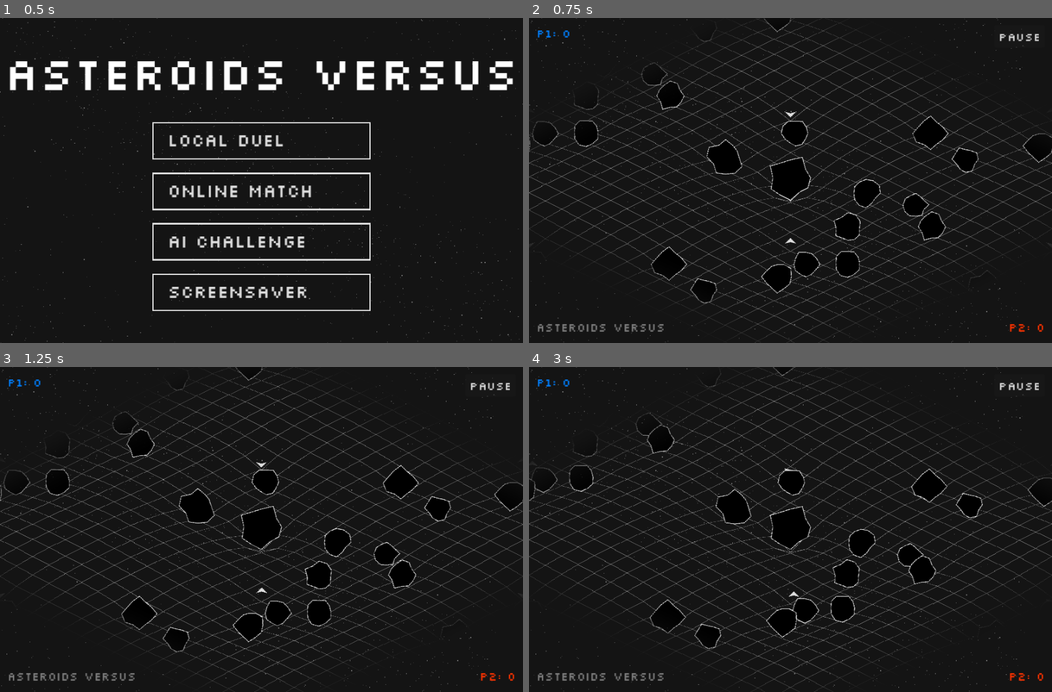
Above: before the commit, frames 1-4 (two rows, left to right).
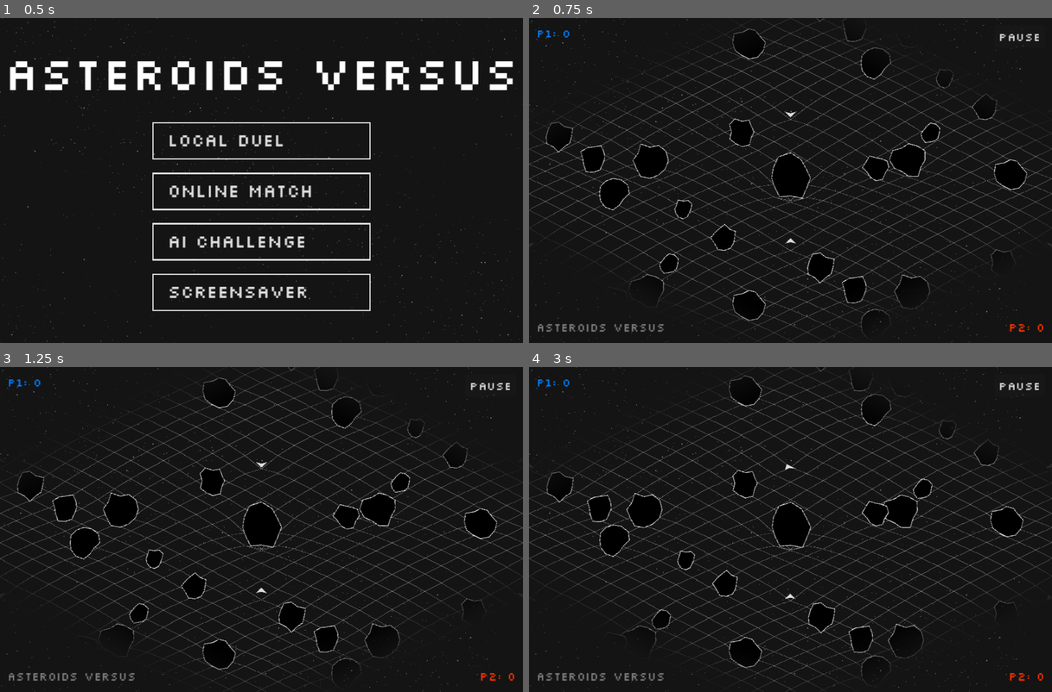
Above: after the commit, the same moments.

Repository: Jelterminator/Asteroids-Versus
Game: Godot game, scene res://MainMenu.tscn
Two runs of this game, one before a commit and one after it. Both use one fixed random seed, a clock stepped at 60 frames per second and the inputs below.
Inputs (mouse positions are in pixels of both pictures, inside the frame that each line leads up to):
- Up to frame 1 (0.5 s): no input
- Up to frame 2 (0.75 s): click (790, 141) at 0.5 s
- Up to frame 3 (1.25 s): no input
- Up to frame 4 (3 s): hold D 1.28-2.03 s; hold S 2.03-2.78 s; hold D from 2.78 s (still down)

Frame 1 is identical in both runs. In frame 2, 10% of the frame differs, in the area x 0-100%, y 0-100%; in frame 3, 11%; in frame 4, 11%.

Commit message:
Deus Vult

Diff:
--- a/Main.gd
+++ b/Main.gd
@@ -231,6 +231,7 @@
 		a.pos = spawn_pos
 		var drift_speed = randf_range(1.0, 5.0)
 		a.p = Vector2(randf_range(-1, 1), randf_range(-1, 1)).normalized() * drift_speed * m_val
+		a.name = "Asteroid_" + str(Time.get_ticks_usec()) + "_" + str(randi() % 1000)
 		massives_container.add_child(a)
 
 func is_valid_pos(pos, radius):
--- a/Player.gd
+++ b/Player.gd
@@ -143,7 +143,8 @@
 			l.p = orientation
 			l.energy = p_laser * l.C_SPEED
 			l.shooter = self
-			get_node("../..").add_child(l)
+			l.name = "Laser_" + str(Time.get_ticks_usec()) + "_" + str(randi() % 1000)
+			get_parent().add_child(l)
 			laser_cooldown = PhysicsConfig.PLAYER_LASER_COOLDOWN
 
 	# 2. Gravity
--- a/Player2.gd
+++ b/Player2.gd
@@ -138,7 +138,8 @@
 			l.p = orientation
 			l.energy = p_laser * l.C_SPEED
 			l.shooter = self
-			get_node("../..").add_child(l)
+			l.name = "Laser_" + str(Time.get_ticks_usec()) + "_" + str(randi() % 1000)
+			get_parent().add_child(l)
 			laser_cooldown = PhysicsConfig.PLAYER_LASER_COOLDOWN
 
 	# 2. Gravity
--- a/asteroid.tscn
+++ b/asteroid.tscn
@@ -13,7 +13,7 @@
 properties/2/spawn = true
 properties/2/replication_mode = 1
 
-[node name="Asteroid" type="CharacterBody2D" unique_id=246860705]
+[node name="Asteroid" type="CharacterBody2D"]
 script = ExtResource("1_u87q6")
 
 [node name="MultiplayerSynchronizer" type="MultiplayerSynchronizer" parent="."]
--- a/laser.tscn
+++ b/laser.tscn
@@ -10,7 +10,7 @@
 properties/1/spawn = true
 properties/1/replication_mode = 1
 
-[node name="Laser" type="CharacterBody2D" unique_id=246783508]
+[node name="Laser" type="CharacterBody2D"]
 script = ExtResource("1_fn5yt")
 
 [node name="MultiplayerSynchronizer" type="MultiplayerSynchronizer" parent="."]
